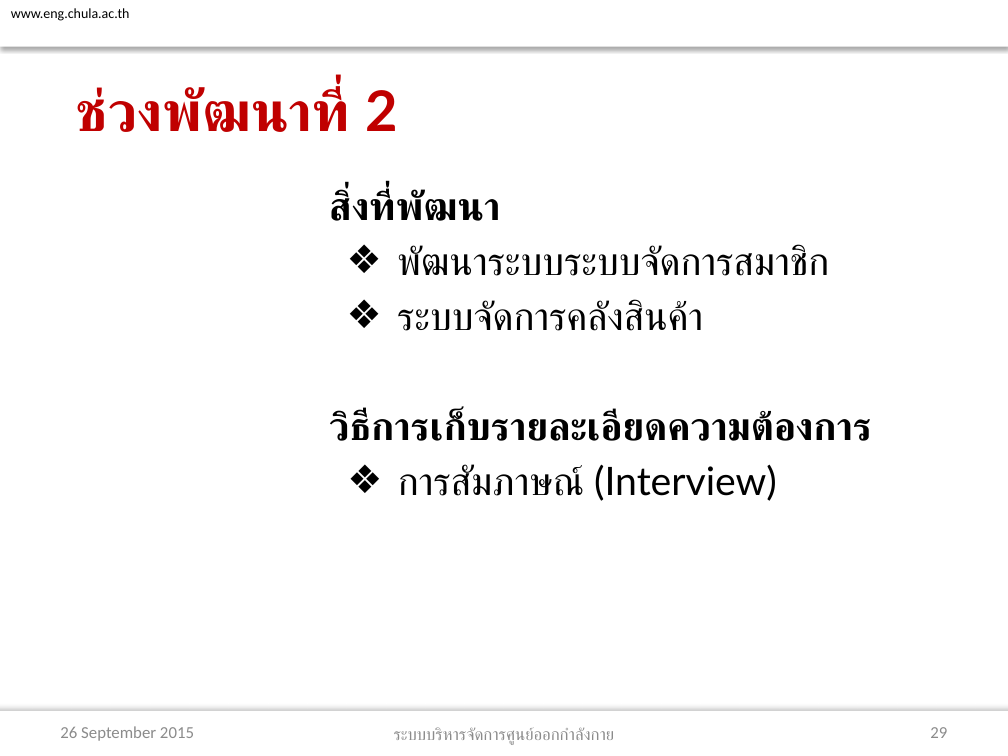
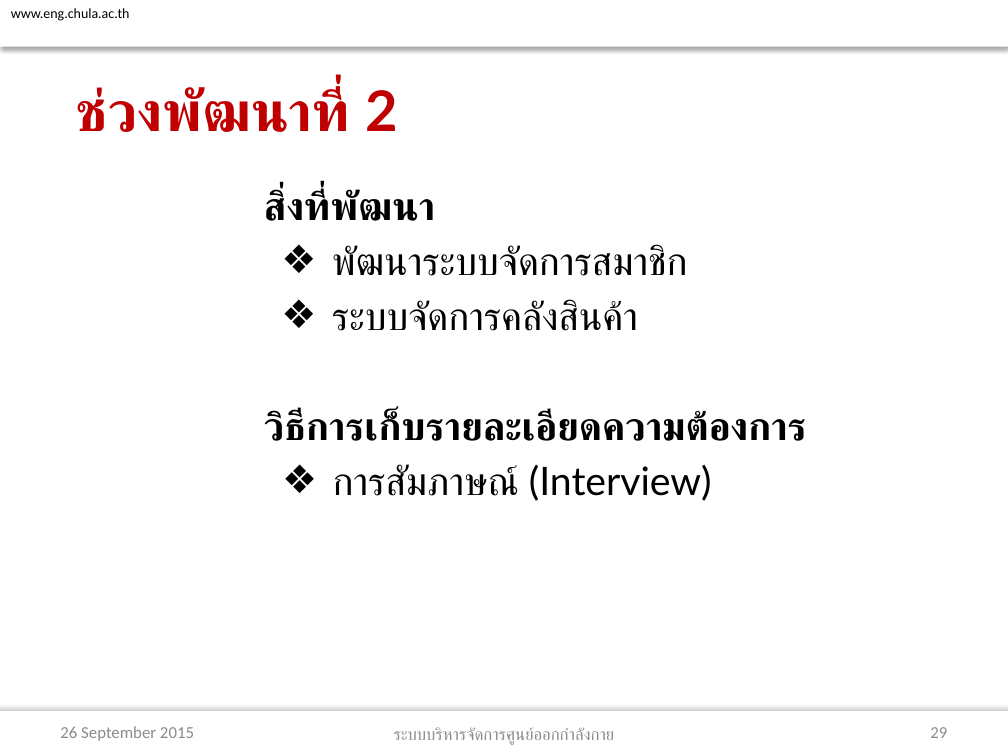
Before and after one commit to atadeesom/BubbleBeeDoc, a slide deck: slide 29 of Proposal/Final/Group 6_Presentation Triple B Fitness Center.pptx. Drawn at 1008x756 pixels with LibreOffice and Linux fonts; fonts in the diff are those of the drawing; background and template pictures are left out. Boxes give left, top, right and bottom in pixels: in the first picture for what was removed or moved away, otherwise in the second. Text is boxed around its words. In the diff, an @@ line names an element or a change of style, - is before the commit and + after.

```diff
--- a/Proposal/Final/Group 6_Presentation Triple B Fitness Center.pptx
+++ b/Proposal/Final/Group 6_Presentation Triple B Fitness Center.pptx
@@ text "สิ่งที่พัฒนา": place and size @@
-text "สิ่งที่พัฒนา" at box(329, 189, 872, 501)
+text "สิ่งที่พัฒนา" at box(264, 189, 807, 501)
@@ text at box(332, 244, 688, 276): text changed @@
-  ❖ พัฒนาระบบระบบจัดการสมาชิก
+  ❖ พัฒนาระบบจัดการสมาชิก
```
Also in this commit, not shown: 11 other slides changed, 1 other file.
